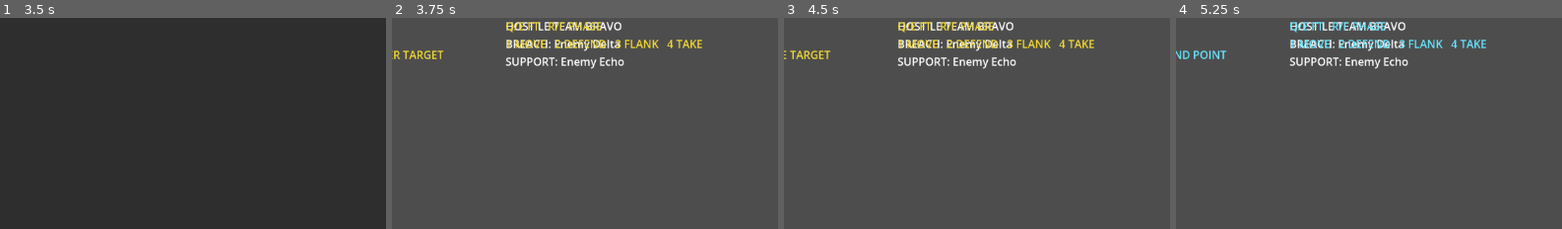
Above: before the commit, frames 1-4 (left to right).
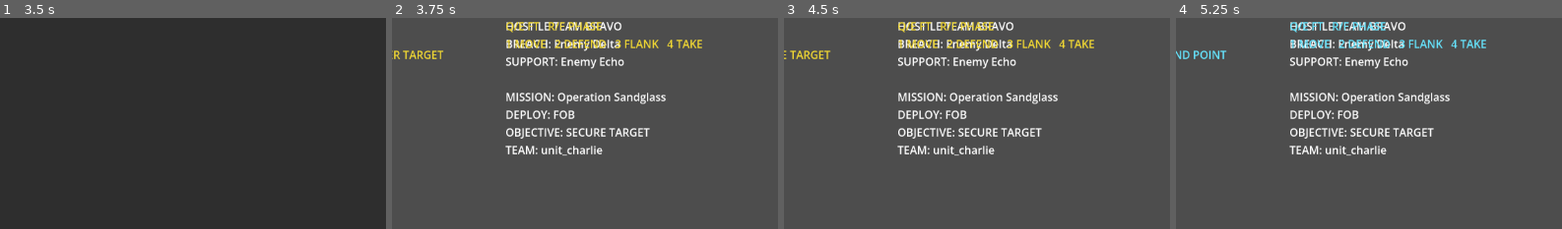
Above: after the commit, the same moments.

Repository: 0klabauta0-jpg/Sternenbuergerchen
Game: Godot game, scene res://scenes/meta/meta_layer_test.tscn
Same seed, same stepped clock (60 frames per second), same inputs: the game is played once before the commit and once after it.
Inputs:
- Up to frame 1 (3.5 s): click "Unit Alpha (unit_alpha / team…" at 0.5 s; click "Unit Bravo (unit_bravo / team…" at 1.25 s; click "Unit Charlie (unit_charlie / …" at 2 s; click "Transfer Team to FOB" at 2.75 s
- Up to frame 2 (3.75 s): click "Start Mission" at 3.5 s
- Up to frame 3 (4.5 s): tap Enter at 4.25 s; tap 1 at 4.35 s
- Up to frame 4 (5.25 s): tap 2 at 5.1 s
The pictures show only the part of the screen within x 33-83%, y 17-67%; the shares and areas given below are measured in that part.

Frame 1 is identical in both runs. In frame 2, 2.8% of the frame differs, in the area x 29-71%, y 35-66%; in frame 3, 2.8%; in frame 4, 2.8%.

Commit message:
Add mission context and minimal FOB respawn hook

Diff:
--- a/scenes/tests/mission_reactivity_test.tscn
+++ b/scenes/tests/mission_reactivity_test.tscn
@@ -11,6 +11,7 @@
 [ext_resource type="Script" path="res://scripts/tests/mission_command_flow_driver.gd" id="9_flow"]
 [ext_resource type="Script" path="res://scripts/tests/mission_combat_loop_driver.gd" id="10_combat"]
 [ext_resource type="Script" path="res://scripts/tests/mission_tactical_sandbox_controller.gd" id="11_sandbox"]
+[ext_resource type="Script" path="res://scripts/tests/mission_respawn_driver.gd" id="12_respawn"]
 
 [node name="MissionReactivityTest" type="Node2D"]
 
@@ -41,6 +42,13 @@
 offset_right = 860.0
 offset_bottom = 132.0
 text = "ALPHA TEAM ORDER\nACTIVE FT: ALL\nORDER PHASE: APPROACH\nAWAITING INPUT\nQ/E FT   R/F PHASE\n1 MOVE   2 DEFEND   3 FLANK   4 TAKE"
+
+[node name="MissionBriefLabel" type="Label" parent="."]
+offset_left = 544.0
+offset_top = 224.0
+offset_right = 860.0
+offset_bottom = 320.0
+text = "MISSION: Operation Sandglass\nDEPLOY: FOB\nOBJECTIVE: SECURE TARGET\nTEAM: unit_alpha, unit_bravo, unit_charlie"
 
 [node name="SimulationRoot" type="Node" parent="."]
 script = ExtResource("1_simulation")
@@ -148,6 +156,8 @@
 runtime_leader_path = NodePath("../RuntimeLeader")
 unit_registry_path = NodePath("../UnitRegistry")
 ftl_registry_path = NodePath("../FTLRegistry")
+mission_brief_label_path = NodePath("../MissionBriefLabel")
+combat_driver_path = NodePath("../CombatLoopDriver")
 unit_paths = Array[NodePath]([NodePath("../UnitAlpha"), NodePath("../UnitBravo"), NodePath("../UnitCharlie"), NodePath("../EnemyDelta"), NodePath("../EnemyEcho")])
 
 [node name="DefendFlowDriver" type="Node" parent="."]
@@ -198,6 +208,8 @@
 [node name="CombatLoopDriver" type="Node" parent="."]
 script = ExtResource("10_combat")
 contact_range = 220.0
+mission_goal = "secure_target"
+event_router_path = NodePath("../EventRouter")
 simulation_root_path = NodePath("../SimulationRoot")
 status_label_path = NodePath("../StatusLabel")
 target_marker_path = NodePath("../TargetMarker")
@@ -205,3 +217,9 @@
 objective_hold_ticks_required = 10
 friendly_unit_paths = Array[NodePath]([NodePath("../UnitAlpha"), NodePath("../UnitBravo"), NodePath("../UnitCharlie")])
 enemy_unit_paths = Array[NodePath]([NodePath("../EnemyDelta"), NodePath("../EnemyEcho")])
+
+[node name="RespawnDriver" type="Node" parent="."]
+script = ExtResource("12_respawn")
+event_router_path = NodePath("../EventRouter")
+simulation_root_path = NodePath("../SimulationRoot")
+friendly_unit_paths = Array[NodePath]([NodePath("../UnitAlpha"), NodePath("../UnitBravo"), NodePath("../UnitCharlie")])
--- a/scripts/core/simulation_root.gd
+++ b/scripts/core/simulation_root.gd
@@ -99,6 +99,8 @@
 			_apply_damage_effect(effect)
 		"bleedout":
 			_apply_bleedout_effect(effect)
+		"respawn":
+			_apply_respawn_effect(effect)
 		_:
 			# TODO: Deterministic effect commits belong here once systems exist.
 			pass
@@ -315,6 +317,25 @@
 	unit.call("advance_bleedout")
 
 
+func _apply_respawn_effect(effect: Dictionary) -> void:
+	var unit_id: String = String(effect.get("unit_id", ""))
+	if unit_id.is_empty():
+		push_warning("SimulationRoot respawn effect expects a non-empty unit_id.")
+		return
+
+	var unit = _resolve_unit(unit_id)
+	if unit == null:
+		push_warning("SimulationRoot could not resolve the target unit for a respawn effect.")
+		return
+
+	if not unit.has_method("respawn_from_checkpoint"):
+		push_warning("SimulationRoot respawn effect expects a unit with respawn_from_checkpoint().")
+		return
+
+	var respawn_target: String = String(effect.get("respawn_target", "fob"))
+	unit.call("respawn_from_checkpoint", respawn_target)
+
+
 func _get_unit_registry():
 	if unit_registry_path.is_empty():
 		return null
--- a/scripts/meta/meta_layer_flow.gd
+++ b/scripts/meta/meta_layer_flow.gd
@@ -1,6 +1,9 @@
 extends Node
 
 const MISSION_TEST_SCENE: PackedScene = preload("res://scenes/tests/mission_reactivity_test.tscn")
+const DEFAULT_MISSION_NAME: String = "Operation Sandglass"
+const DEFAULT_DEPLOYMENT_SOURCE: String = "FOB"
+const DEFAULT_MISSION_GOAL: String = "secure_target"
 const AVAILABLE_TEAM_UNITS: Array = [
 	{
 		"unit_id": "unit_alpha",
@@ -114,6 +117,9 @@
 	var mission_setup = mission_instance.get_node_or_null("MissionSetup")
 	if mission_setup != null:
 		mission_setup.set("selected_team_unit_ids", selected_unit_ids)
+		mission_setup.set("mission_name", DEFAULT_MISSION_NAME)
+		mission_setup.set("deployment_source", DEFAULT_DEPLOYMENT_SOURCE)
+		mission_setup.set("mission_goal", DEFAULT_MISSION_GOAL)
 
 	var command_flow_driver = mission_instance.get_node_or_null("CommandFlowDriver")
 	if command_flow_driver != null:
--- a/scripts/npc/test_unit.gd
+++ b/scripts/npc/test_unit.gd
@@ -45,11 +45,13 @@
 var _event_time_remaining: float = 0.0
 var _contact_active: bool = false
 var _contact_target_id: String = ""
+var _spawn_position: Vector2 = Vector2.ZERO
 
 
 func _ready() -> void:
 	_sanitize_fireteam_id()
 	_sanitize_combat_role()
+	_spawn_position = position
 	_ensure_readability_labels()
 	_runtime_status = _build_runtime_status("idle")
 	_vital_status = _build_vital_status("fit", max_health_points, 0)
@@ -147,6 +149,10 @@
 	return _runtime_status.target_position
 
 
+func get_spawn_position() -> Vector2:
+	return _spawn_position
+
+
 func apply_damage(amount: int, hit_context: Dictionary = {}) -> bool:
 	if amount <= 0:
 		return false
@@ -169,6 +175,20 @@
 
 	_set_vital_status("bleedout", get_health(), int(_vital_status.bleedout_ticks) + 1)
 	show_event_text("BLEEDOUT", Color(0.95, 0.55, 0.55, 1.0))
+	return true
+
+
+func respawn_from_checkpoint(respawn_target: String = "fob") -> bool:
+	position = _spawn_position
+	_current_unit_command = null
+	_last_damage_context.clear()
+	_contact_active = false
+	_contact_target_id = ""
+	_set_vital_status("fit", max_health_points, 0)
+	if not set_runtime_status("idle"):
+		return false
+
+	show_event_text("RESPAWN %s" % respawn_target.to_upper(), Color(0.72, 0.95, 1.0, 1.0), 1.6)
 	return true
 
 
--- a/scripts/tests/mission_combat_loop_driver.gd
+++ b/scripts/tests/mission_combat_loop_driver.gd
@@ -17,6 +17,8 @@
 @export var base_hit_chance: float = 0.45
 @export var base_damage_multiplier: float = 1.0
 @export var ticks_between_attacks: int = 10
+@export var mission_goal: String = "secure_target"
+@export var event_router_path: NodePath
 @export var simulation_root_path: NodePath
 @export var status_label_path: NodePath
 @export var target_marker_path: NodePath
@@ -27,6 +29,7 @@
 
 var _los_system = LOS_SYSTEM_SCRIPT.new()
 var _queued_bleedout_by_unit_id: Dictionary = {}
+var _queued_respawn_request_by_unit_id: Dictionary = {}
 var _combat_finished: bool = false
 var _winning_team_id: String = ""
 var _resolution_reason: String = ""
@@ -188,6 +191,11 @@
 
 
 func _update_objective_control() -> void:
+	if mission_goal != "secure_target":
+		_objective_progress_ticks = 0
+		_objective_state_text = "INACTIVE"
+		return
+
 	var target_marker = get_node_or_null(target_marker_path)
 	if not (target_marker is Node2D):
 		_objective_progress_ticks = 0
@@ -601,10 +609,36 @@
 			if unit.has_method("show_event_text"):
 				unit.call("show_event_text", "DOWN", Color(1.0, 0.55, 0.55, 1.0), 1.5)
 		"bleedout":
+			_queue_respawn_request(unit, unit_id)
 			_set_event_text("%s BLEEDOUT" % unit_id)
 			if unit.has_method("show_event_text"):
 				unit.call("show_event_text", "BLEEDOUT", Color(0.92, 0.6, 0.6, 1.0), 1.6)
+		"fit":
+			_queued_respawn_request_by_unit_id.erase(unit_id)
 	_update_status_label("active")
+
+
+func _queue_respawn_request(unit, unit_id: String) -> void:
+	if unit == null or unit_id.is_empty():
+		return
+
+	if not unit.has_method("get_team_id"):
+		return
+
+	if String(unit.call("get_team_id")) != friendly_team_id:
+		return
+
+	if _queued_respawn_request_by_unit_id.get(unit_id, false):
+		return
+
+	var event_router = get_node_or_null(event_router_path)
+	if event_router == null or not event_router.has_method("request_respawn"):
+		return
+
+	event_router.call("request_respawn", unit, "fob")
+	_queued_respawn_request_by_unit_id[unit_id] = true
+	if unit.has_method("show_event_text"):
+		unit.call("show_event_text", "RESPAWN FOB", Color(0.72, 0.95, 1.0, 1.0), 1.4)
 
 
 func _set_event_text(event_text: String) -> void:
--- /dev/null
+++ b/scripts/tests/mission_respawn_driver.gd
@@ -0,0 +1,82 @@
+extends Node
+
+@export var event_router_path: NodePath
+@export var simulation_root_path: NodePath
+@export var friendly_unit_paths: Array[NodePath] = []
+@export var respawn_delay_ticks: int = 18
+@export var default_respawn_target: String = "fob"
+
+var _pending_respawns_by_unit_id: Dictionary = {}
+
+
+func _ready() -> void:
+	var event_router = get_node_or_null(event_router_path)
+	var simulation_root = get_node_or_null(simulation_root_path)
+	if event_router == null or simulation_root == null:
+		push_warning("MissionRespawnDriver requires direct EventRouter and SimulationRoot references.")
+		return
+
+	if not event_router.respawn_requested.is_connected(_on_respawn_requested):
+		event_router.respawn_requested.connect(_on_respawn_requested)
+
+	if not simulation_root.tick_processed.is_connected(_on_tick_processed):
+		simulation_root.tick_processed.connect(_on_tick_processed)
+
+
+func _on_respawn_requested(unit: Node, respawn_target: String) -> void:
+	if unit == null or not unit.has_method("get_unit_id"):
+		return
+
+	if not _is_tracked_friendly_unit(unit):
+		return
+
+	var unit_id: String = String(unit.call("get_unit_id"))
+	if unit_id.is_empty() or _pending_respawns_by_unit_id.has(unit_id):
+		return
+
+	var simulation_root = get_node_or_null(simulation_root_path)
+	var current_tick: int = 0
+	if simulation_root != null and simulation_root.has_method("get_tick"):
+		current_tick = int(simulation_root.call("get_tick"))
+
+	_pending_respawns_by_unit_id[unit_id] = {
+		"due_tick": current_tick + maxi(respawn_delay_ticks, 1),
+		"respawn_target": respawn_target if not respawn_target.is_empty() else default_respawn_target,
+	}
+
+
+func _on_tick_processed(tick: int) -> void:
+	if _pending_respawns_by_unit_id.is_empty():
+		return
+
+	var simulation_root = get_node_or_null(simulation_root_path)
+	if simulation_root == null or not simulation_root.has_method("enqueue_effect"):
+		return
+
+	var ready_unit_ids: PackedStringArray = []
+	for unit_id in _pending_respawns_by_unit_id.keys():
+		var respawn_data: Dictionary = _pending_respawns_by_unit_id[unit_id]
+		if tick < int(respawn_data.get("due_tick", tick + 1)):
+			continue
+
+		simulation_root.call(
+			"enqueue_effect",
+			{
+				"effect_type": "respawn",
+				"priority": 15,
+				"unit_id": unit_id,
+				"respawn_target": String(respawn_data.get("respawn_target", default_respawn_target)),
+			}
+		)
+		ready_unit_ids.append(unit_id)
+
+	for unit_id in ready_unit_ids:
+		_pending_respawns_by_unit_id.erase(unit_id)
+
+
+func _is_tracked_friendly_unit(unit: Node) -> bool:
+	for unit_path in friendly_unit_paths:
+		if get_node_or_null(unit_path) == unit:
+			return true
+
+	return false
--- a/scripts/tests/mission_test_setup.gd
+++ b/scripts/tests/mission_test_setup.gd
@@ -4,8 +4,13 @@
 @export var runtime_leader_path: NodePath
 @export var unit_registry_path: NodePath
 @export var ftl_registry_path: NodePath
+@export var mission_brief_label_path: NodePath
+@export var combat_driver_path: NodePath
 @export var unit_paths: Array[NodePath] = []
 @export var selected_team_unit_ids: PackedStringArray = []
+@export var mission_name: String = "Operation Sandglass"
+@export var deployment_source: String = "FOB"
+@export var mission_goal: String = "secure_target"
 
 var _is_initialized: bool = false
 
@@ -52,6 +57,7 @@
 		runtime_leader.call("assign", first_unit)
 
 	ftl_registry.call("register_ftl", team_id, runtime_leader)
+	_apply_mission_context()
 	_is_initialized = true
 
 
@@ -60,3 +66,53 @@
 		return true
 
 	return selected_team_unit_ids.has(unit_id)
+
+
+func _apply_mission_context() -> void:
+	var mission_brief_label = get_node_or_null(mission_brief_label_path) as Label
+	if mission_brief_label != null:
+		mission_brief_label.text = _build_mission_brief_text()
+
+	var combat_driver = get_node_or_null(combat_driver_path)
+	if combat_driver != null:
+		combat_driver.set("mission_goal", mission_goal)
+
+
+func _build_mission_brief_text() -> String:
+	var lines: PackedStringArray = []
+	lines.append("MISSION: %s" % mission_name)
+	lines.append("DEPLOY: %s" % deployment_source.to_upper())
+	lines.append("OBJECTIVE: %s" % _format_goal_text())
+	lines.append("TEAM: %s" % _build_team_summary())
+	return "\n".join(lines)
+
+
+func _format_goal_text() -> String:
+	match mission_goal:
+		"secure_target":
+			return "SECURE TARGET"
+		"neutralize_enemies":
+			return "NEUTRALIZE ENEMIES"
+		_:
+			return mission_goal.replace("_", " ").to_upper()
+
+
+func _build_team_summary() -> String:
+	if not selected_team_unit_ids.is_empty():
+		return ", ".join(selected_team_unit_ids)
+
+	var friendly_unit_ids: PackedStringArray = []
+	for unit_path in unit_paths:
+		var unit = get_node_or_null(unit_path)
+		if unit == null or not unit.has_method("get_unit_id") or not unit.has_method("get_team_id"):
+			continue
+
+		if String(unit.call("get_team_id")) != team_id:
+			continue
+
+		friendly_unit_ids.append(String(unit.call("get_unit_id")))
+
+	if friendly_unit_ids.is_empty():
+		return "none"
+
+	return ", ".join(friendly_unit_ids)
Not shown: 1 places in scenes/tests/mission_reactivity_test.tscn that only renumber resources
Not shown, changed: docs/IMPLEMENTATION_STATUS.md
